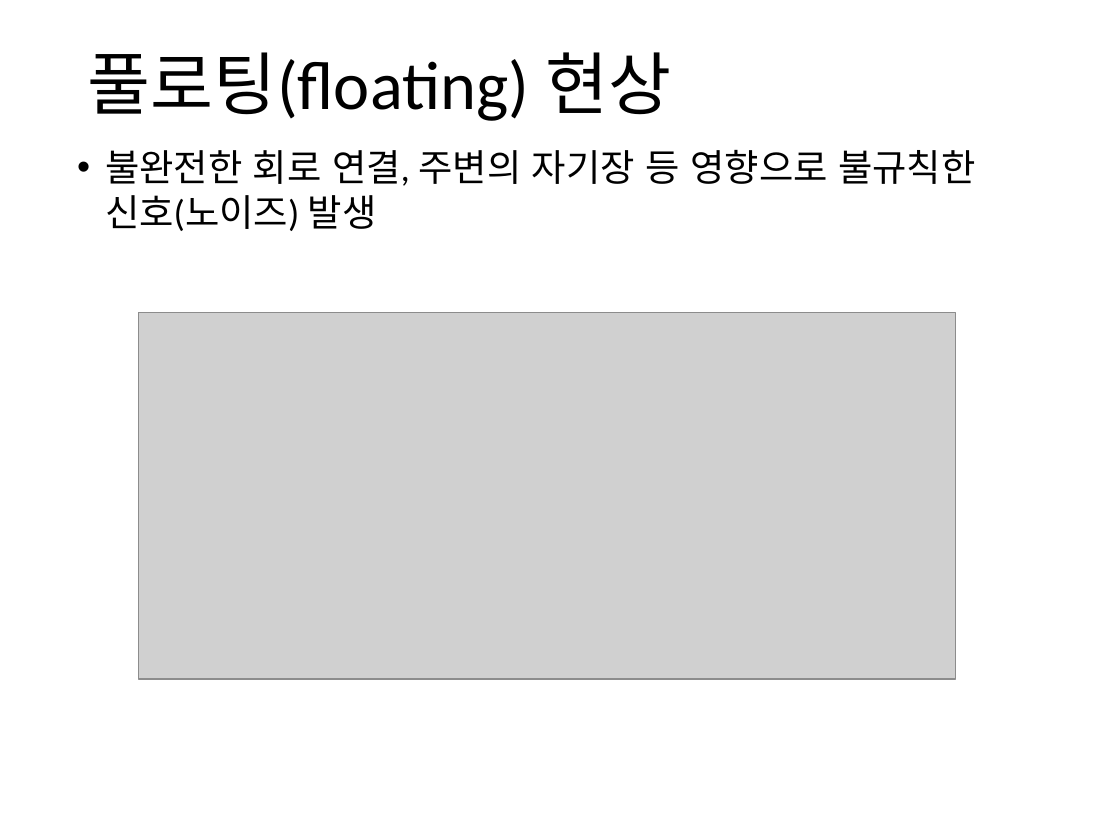
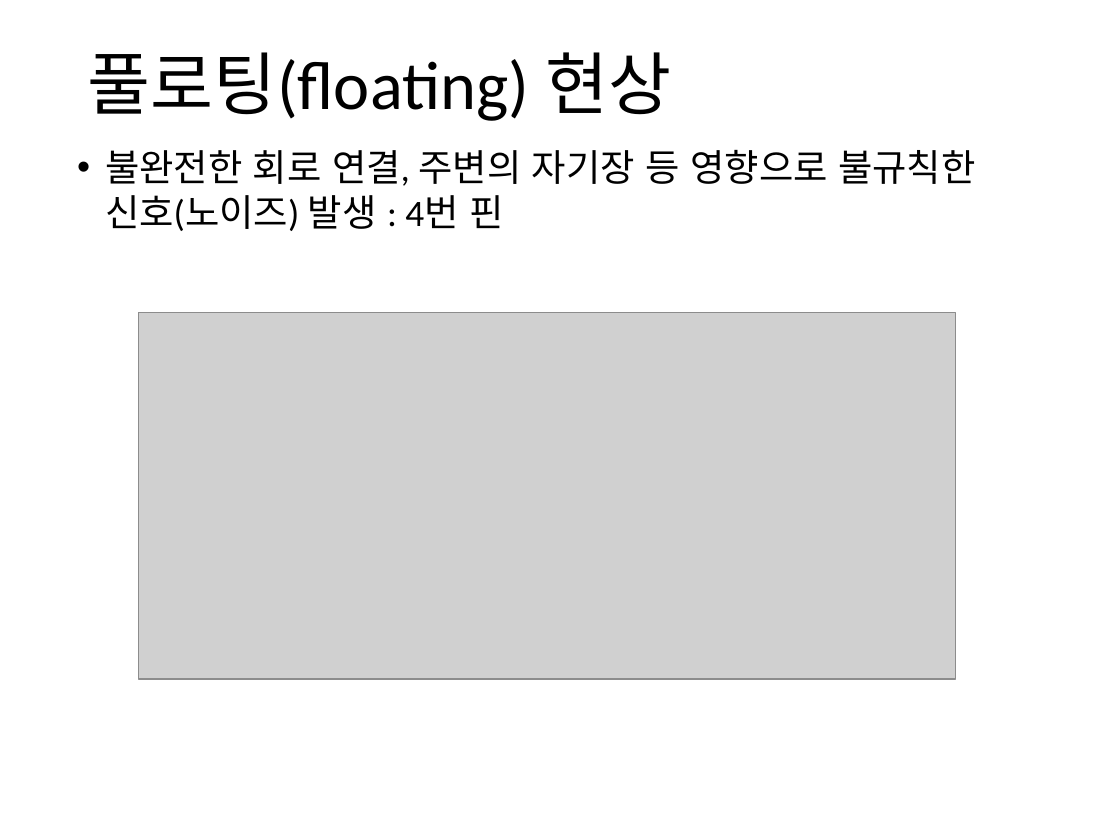
Before and after one commit to iot2019/Week04, a slide deck: slide 9 of Week04.pptx (slide 10 before the commit). Drawn at 1120x840 pixels with LibreOffice and Linux fonts; fonts in the diff are those of the drawing; grey boxes stand for pictures. Boxes give left, top, right and bottom in pixels: in the first picture for what was removed or moved away, otherwise in the second. Text is boxed around its words. In the diff, an @@ line names an element or a change of style, - is before the commit and + after.

```diff
--- a/Week04.pptx
+++ b/Week04.pptx
@@ text at [105,150,975,231]: text changed @@
-  • 불완전한 회로 연결, 주변의 자기장 등 영향으로 불규칙한 신호(노이즈) 발생
+  • 불완전한 회로 연결, 주변의 자기장 등 영향으로 불규칙한 신호(노이즈) 발생 : 4번 핀
```
Also in this commit, not shown: 2 other slides changed, 1 slide added, 1 slide removed.
